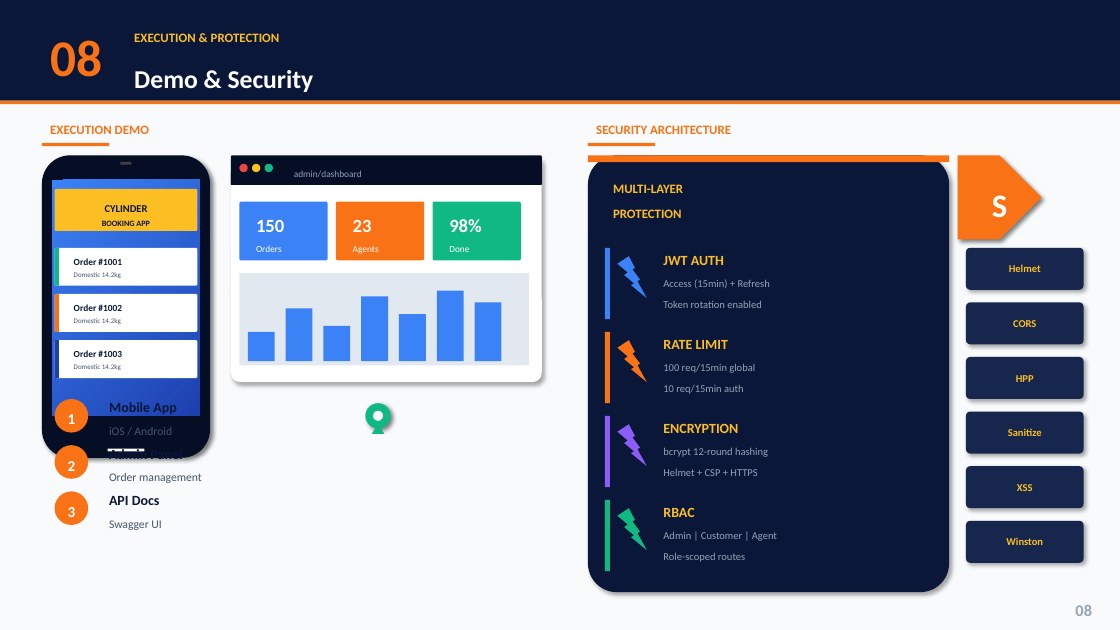
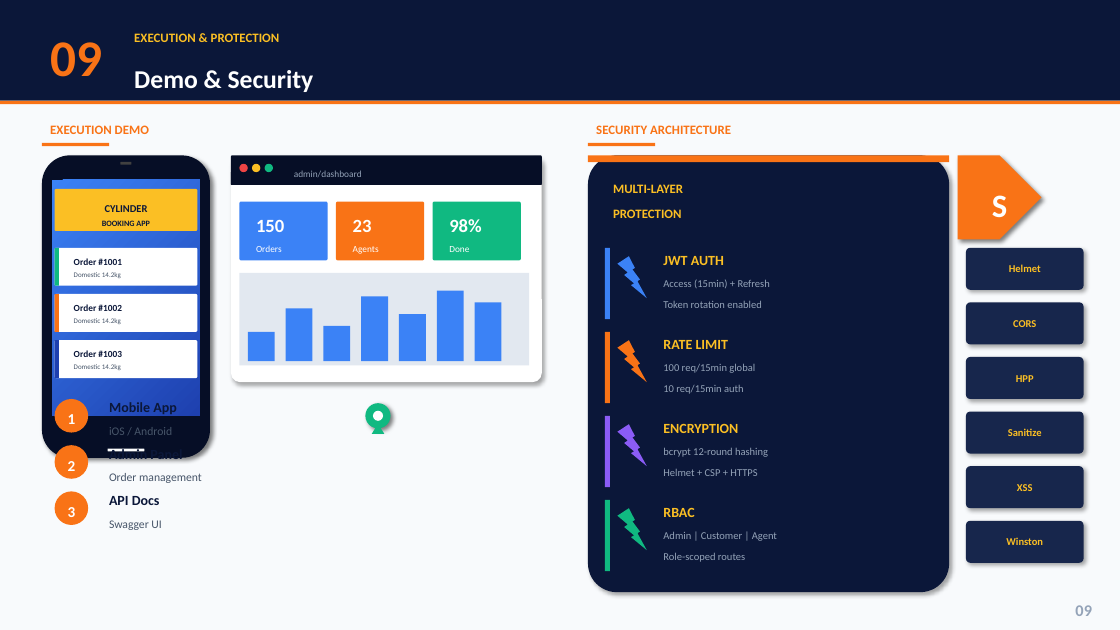
Before and after one commit to anubhab-cloud/cyldist-lpg-platform, a slide deck: slide 9 of CylDist_Platform_Presentation.pptx (slide 8 before the commit). Drawn at 1120x630 pixels with LibreOffice and Linux fonts; fonts in the diff are those of the drawing. Boxes give left, top, right and bottom in pixels: in the first picture for what was removed or moved away, otherwise in the second. Text is boxed around its words. In the diff, an @@ line names an element or a change of style, - is before the commit and + after.

```diff
--- a/CylDist_Platform_Presentation.pptx
+++ b/CylDist_Platform_Presentation.pptx
@@ text at (50, 42, 102, 77): text changed @@
-08
+09
@@ text at (1075, 605, 1092, 616): text changed @@
-08
+09
```
Also in this commit, not shown: 5 other slides changed, 1 slide added, 3 other files.
